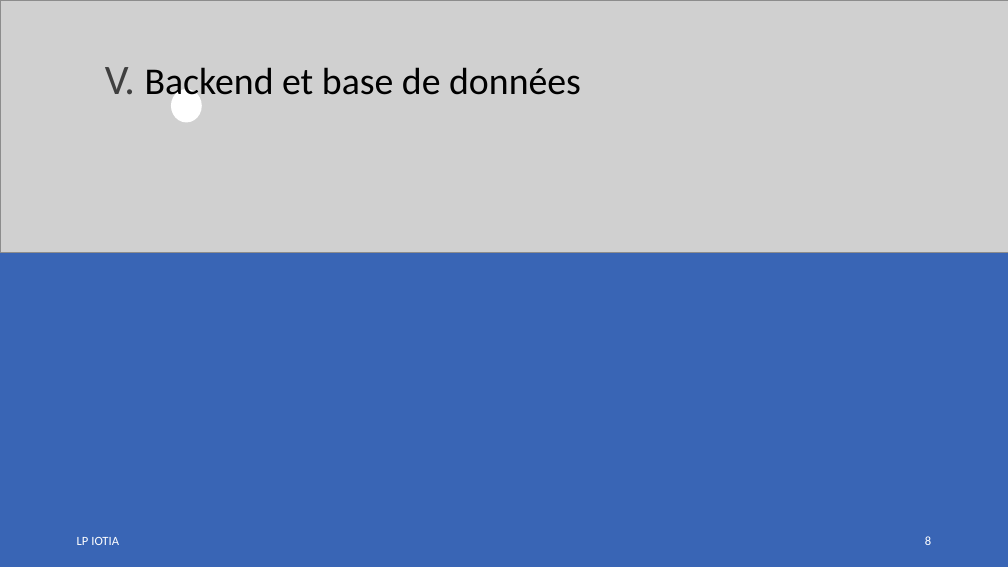
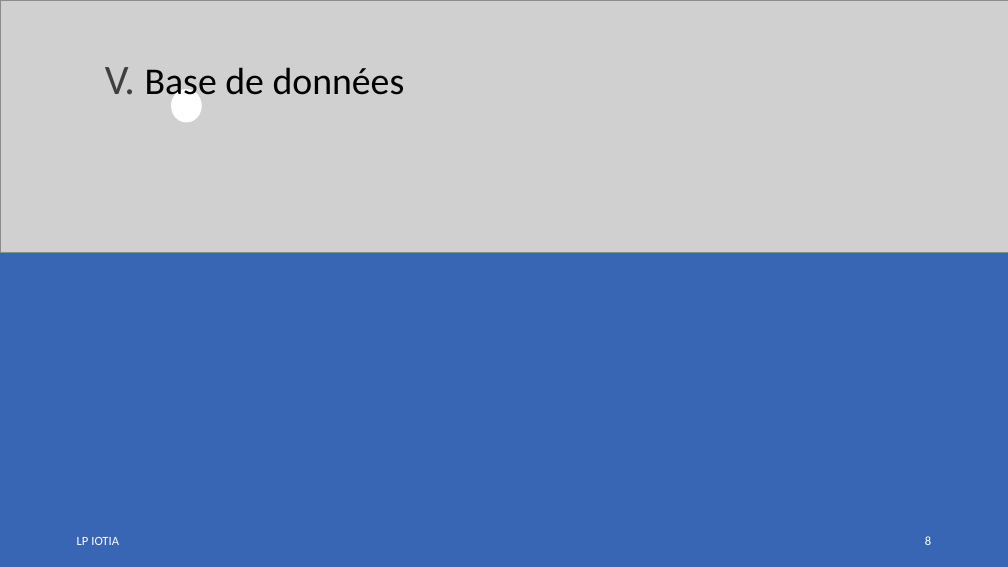
Before and after one commit to LENSAlex/ProjetIotia, a slide deck: slide 8 of Diapo_commun/PresentationCommune.pptx. Drawn at 1008x567 pixels with LibreOffice and Linux fonts; fonts in the diff are those of the drawing; grey boxes stand for pictures. Boxes give left, top, right and bottom in pixels: in the first picture for what was removed or moved away, otherwise in the second. Text is boxed around its words. In the diff, an @@ line names an element or a change of style, - is before the commit and + after.

```diff
--- a/Diapo_commun/PresentationCommune.pptx
+++ b/Diapo_commun/PresentationCommune.pptx
@@ text at (x1=105, y1=67, x2=405, y2=104): text changed @@
-V. Backend et base de données
+V. Base de données
```
Also in this commit, not shown: 1 other slide changed.
